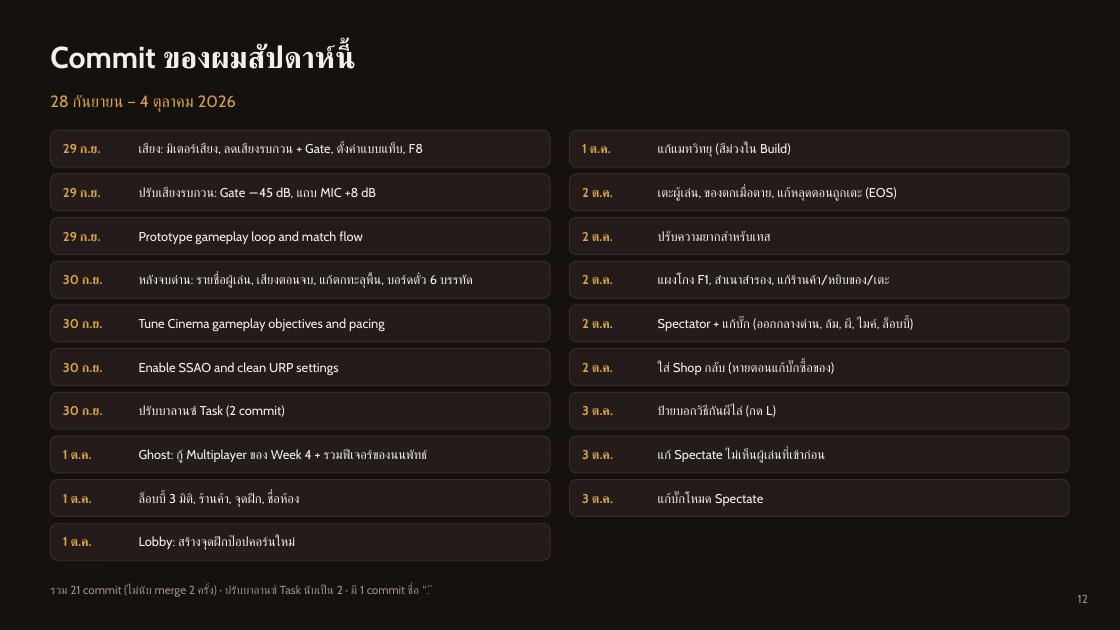
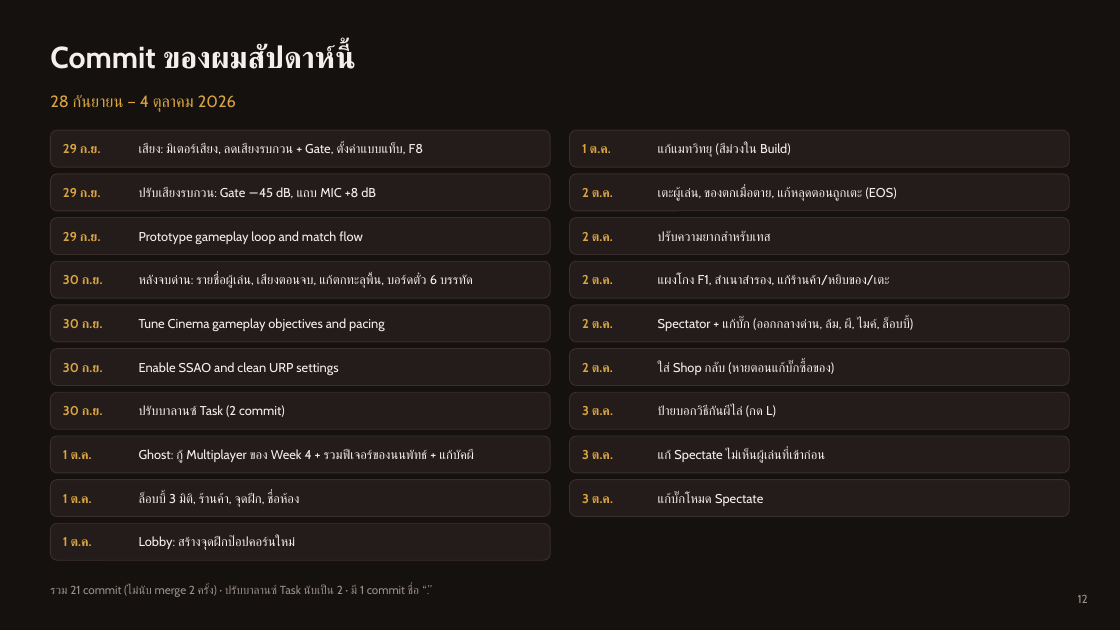
Before and after one commit to AtirojDev12/Pre-Thesis, a slide deck: slide 12 of Kong & Head Pro Grammer Presentation/Pre-Thesis_MyWork_Week6.pptx. Drawn at 1120x630 pixels with LibreOffice and Linux fonts; fonts in the diff are those of the drawing. Boxes give left, top, right and bottom in pixels: in the first picture for what was removed or moved away, otherwise in the second. Text is boxed around its words. In the diff, an @@ line names an element or a change of style, - is before the commit and + after.

```diff
--- a/Kong & Head Pro Grammer Presentation/Pre-Thesis_MyWork_Week6.pptx
+++ b/Kong & Head Pro Grammer Presentation/Pre-Thesis_MyWork_Week6.pptx
@@ text at (139, 449, 473, 463): text changed @@
-Ghost: กู้ Multiplayer ของ Week 4 + รวมฟีเจอร์ของนนพัทธ์
+Ghost: กู้ Multiplayer ของ Week 4 + รวมฟีเจอร์ของนนพัทธ์ + แก้บัคผี
```
Also in this commit, not shown: 11 other slides changed, 4 other files.
